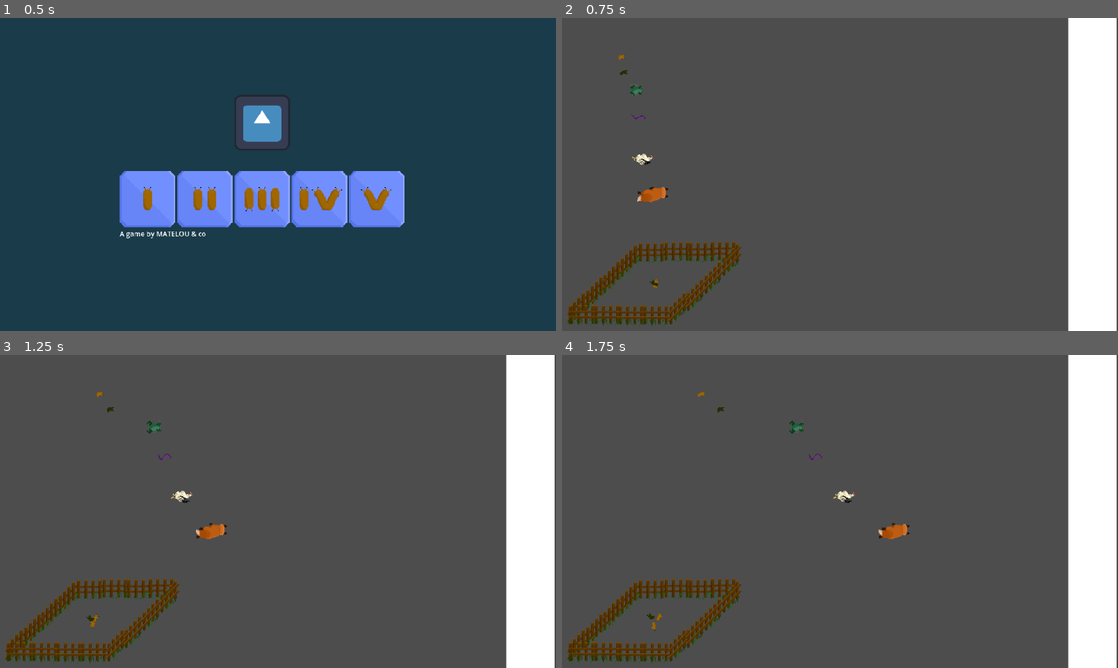
Above: before the commit, frames 1-4 (two rows, left to right).
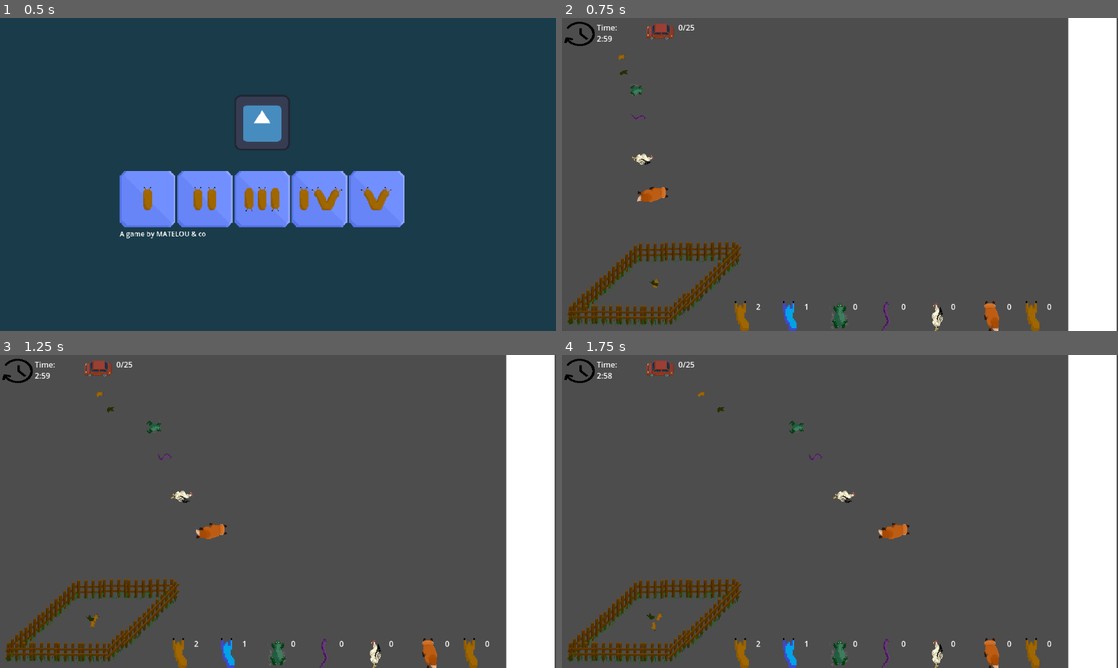
Above: after the commit, the same moments.

Repository: Skyepulse/LudumDare56
Game: Godot game, scene res://Level Scenes/control.tscn
Two runs of this game, one before a commit and one after it. Both use one fixed random seed, a clock stepped at 60 frames per second and the inputs below. The engine's default icon, where the game draws it, is replaced by a stand-in: a white triangle on a blue panel in a dark square.
Inputs (mouse positions are in pixels of both pictures, inside the frame that each line leads up to):
- Up to frame 1 (0.5 s): no input
- Up to frame 2 (0.75 s): click (712, 199) at 0.5 s
- Up to frame 3 (1.25 s): no input
- Up to frame 4 (1.75 s): move the mouse to (662, 395) at 1.27 s; click (662, 395) at 1.42 s

Frame 1 is identical in both runs. In frame 2, 1.4% of the frame differs, in the area x 0-88%, y 1-100%; in frame 3, 1.4%; in frame 4, 1.4%.

Commit message:
Finished predators

Diff:
--- a/Level Scenes/Level1.tscn
+++ b/Level Scenes/Level1.tscn
@@ -63,7 +63,6 @@
 shape = SubResource("RectangleShape2D_ss0dk")
 
 [node name="CanvasLayer" type="CanvasLayer" parent="."]
-visible = false
 
 [node name="stack_control_ui" parent="CanvasLayer" instance=ExtResource("9_oglhl")]
 
--- a/PrefabScenes/Predators/predator_better_slug.tscn
+++ b/PrefabScenes/Predators/predator_better_slug.tscn
@@ -20,6 +20,8 @@
 [sub_resource type="CircleShape2D" id="CircleShape2D_hv3j5"]
 
 [node name="PredatorBetterSlug" instance=ExtResource("1_w3pe7")]
+speed = 50
+kind = 1
 
 [node name="AnimatedSprite2D" parent="." index="0"]
 sprite_frames = SubResource("SpriteFrames_ec0qv")
--- a/PrefabScenes/Predators/predator_chicken.tscn
+++ b/PrefabScenes/Predators/predator_chicken.tscn
@@ -25,6 +25,8 @@
 radius = 19.6469
 
 [node name="PredatorChicken" instance=ExtResource("1_th0bq")]
+speed = 50
+kind = 4
 
 [node name="AnimatedSprite2D" parent="." index="0"]
 sprite_frames = SubResource("SpriteFrames_77bbs")
--- a/PrefabScenes/Predators/predator_fox.tscn
+++ b/PrefabScenes/Predators/predator_fox.tscn
@@ -25,6 +25,8 @@
 radius = 29.2746
 
 [node name="PredatorFox" instance=ExtResource("1_lkjag")]
+speed = 50
+kind = 5
 
 [node name="AnimatedSprite2D" parent="." index="0"]
 sprite_frames = SubResource("SpriteFrames_fqt1l")
--- a/PrefabScenes/Predators/predator_snake.tscn
+++ b/PrefabScenes/Predators/predator_snake.tscn
@@ -25,6 +25,8 @@
 radius = 14.0357
 
 [node name="PredatorSnake" instance=ExtResource("1_3jybl")]
+speed = 50
+kind = 3
 
 [node name="AnimatedSprite2D" parent="." index="0"]
 sprite_frames = SubResource("SpriteFrames_bjftj")
--- a/PrefabScenes/Predators/predator_toad.tscn
+++ b/PrefabScenes/Predators/predator_toad.tscn
@@ -25,6 +25,8 @@
 radius = 15.0333
 
 [node name="PredatorToad" instance=ExtResource("1_ti4rq")]
+speed = 50
+kind = 2
 
 [node name="AnimatedSprite2D" parent="." index="0"]
 sprite_frames = SubResource("SpriteFrames_bejp6")
--- a/PrefabScenes/predator.tscn
+++ b/PrefabScenes/predator.tscn
@@ -11,3 +11,9 @@
 [node name="Area2D" type="Area2D" parent="."]
 collision_mask = 6
 script = ExtResource("2_l1ytv")
+
+[node name="Timer" type="Timer" parent="."]
+wait_time = 3.0
+one_shot = true
+
+[connection signal="timeout" from="Timer" to="." method="_on_timer_timeout"]
--- a/Scripts/animalStack.gd
+++ b/Scripts/animalStack.gd
@@ -114,10 +114,25 @@
 	emit_signal("animal_added", animal)
 	emit_signal("animal_list_modified")
 
-func remove_animal(animalType: Animal.AnimalType):
+func remove_random_animal(animal_max: Animal.AnimalType):
+	var last_kind = -1
+	for i in range(animal_max):
+		if get_animal_count(i) > 0:
+			last_kind = i
+			if randf() < 0.5 or i == animal_max - 1:
+				break
+	if last_kind >= 0:
+		remove_animal(last_kind, true)
+		print('animal removed ' + str(last_kind))
+
+
+
+func remove_animal(animalType: Animal.AnimalType, kill: bool = false):
 	for animal in animal_list:
 		if animal.type == animalType:
 			animal_list.erase(animal)
+			if kill:
+				animal.queue_free()
 			animal_dictionary[animalType] -= 1
 			emit_signal("animal_removed", animal)
 			emit_signal("animal_list_modified")
@@ -192,10 +207,10 @@
 func _on_timer_timeout(animal_type: Animal.AnimalType):
 	reproduce_animal(animal_type)
 
-func animal_entered_stack(animal: Animal):
+func animal_entered_stack(animal):
 	animal.is_in_stack = true
 	pass
 
-func animal_left_stack(animal: Animal):
+func animal_left_stack(animal):
 	animal.is_in_stack = false
 	pass
--- a/Scripts/predator.gd
+++ b/Scripts/predator.gd
@@ -10,9 +10,14 @@
 }
 
 var state: PredatorState = PredatorState.ATTACKING
+var is_in_stack: bool = false
 
 var target_stack: Vivier
 @export var speed = 50
+@export var kind: Animal.AnimalType
+
+@onready var timer = $Timer
+
 
 func _ready():
 	# Set the predator's position a random position in the world
@@ -23,6 +28,12 @@
 	if state == PredatorState.ATTACKING:
 		velocity = (target_stack.position - position).normalized() * speed
 		move_and_slide()
+		if is_in_stack:
+			state = PredatorState.EATING
+			timer.start()
+	if state == PredatorState.FLEEING:
+		velocity = -(target_stack.position - position).normalized() * speed * 2
+		move_and_slide()
 	elif state == PredatorState.HELD:
 		global_position = get_global_mouse_position()
 
@@ -30,4 +41,16 @@
 	state = PredatorState.HELD
 
 func on_release():
-	state = PredatorState.ATTACKING
+	if is_in_stack:
+		if Vivier.instance:
+			Vivier.instance.instantiate_animal(kind)
+			queue_free()
+		else:
+			push_error("No vivier instance in the scene!")
+	else:
+		state = PredatorState.FLEEING
+
+
+func _on_timer_timeout():
+	state = PredatorState.FLEEING
+	Vivier.instance.remove_random_animal(kind)
